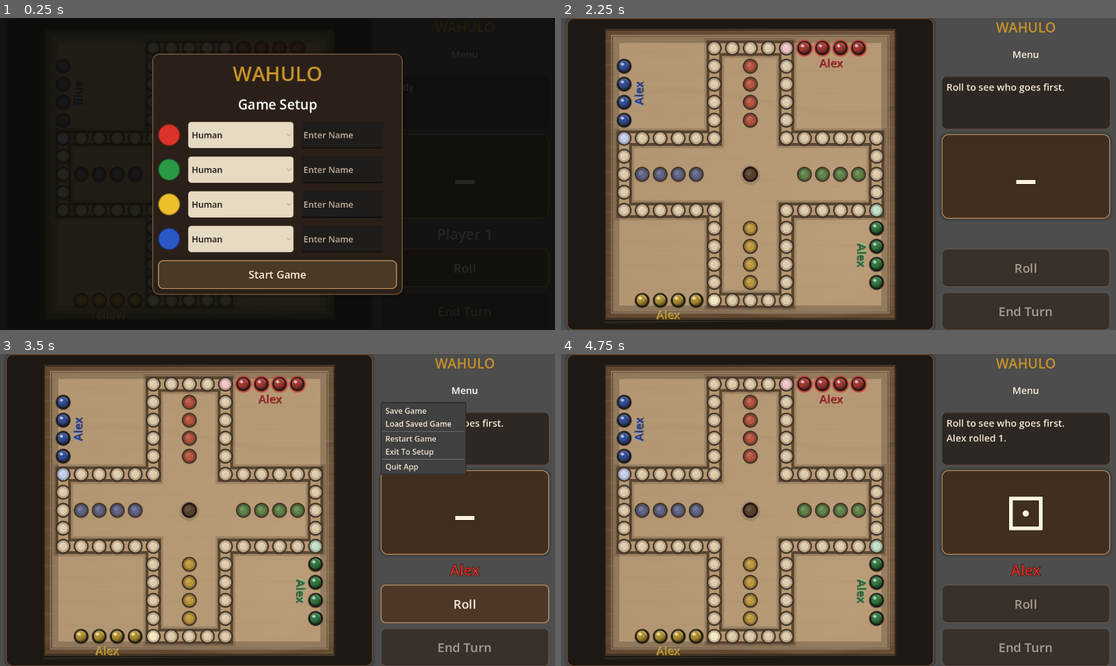
Above: before the commit, frames 1-4 (two rows, left to right).
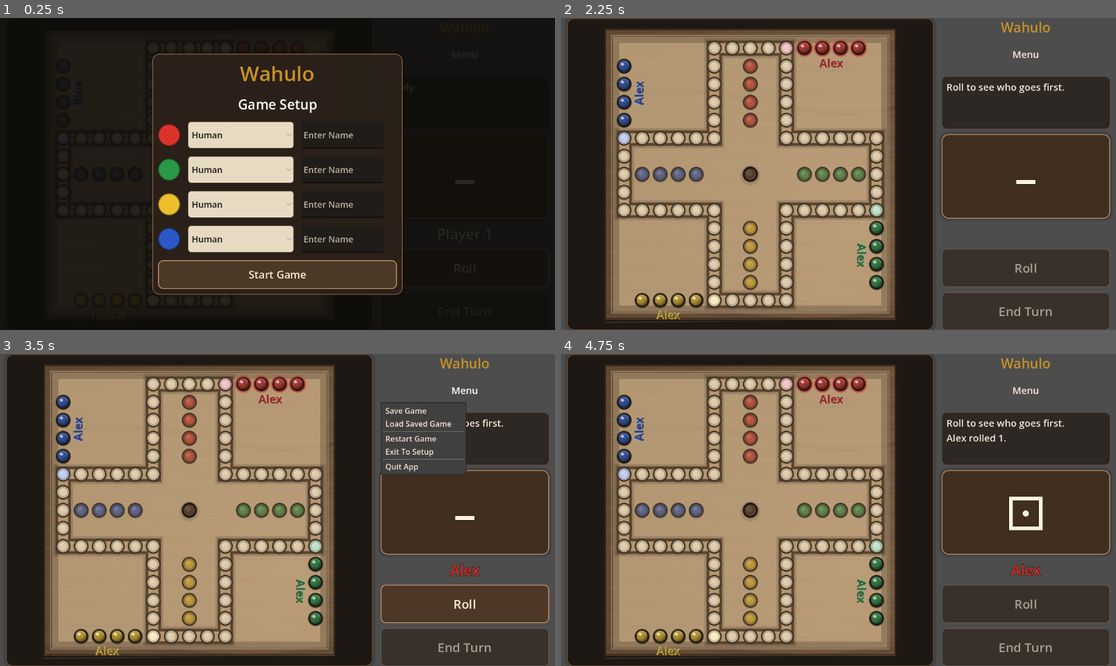
Above: after the commit, the same moments.

Repository: ItsTheMcCoy/wahoo-app
Game: Godot game, scene res://scenes/Main.tscn
Two runs of this game, one before a commit and one after it. Both use one fixed random seed, a clock stepped at 60 frames per second and the inputs below.
Inputs (mouse positions are in pixels of both pictures, inside the frame that each line leads up to):
- Up to frame 1 (0.25 s): no input
- Up to frame 2 (2.25 s): click (905, 133) at 0.52 s; type "Alex" at 0.6 s; click (905, 170) at 0.75 s; type "Alex" at 0.83 s; click (905, 205) at 0.98 s; type "Alex" at 1.07 s; click (905, 239) at 1.27 s; type "Alex" at 1.35 s; click "Start Game" at 2 s
- Up to frame 3 (3.5 s): click "Menu" at 2.75 s
- Up to frame 4 (4.75 s): click "Roll" at 3.5 s; tap Enter at 4.25 s; move the mouse to (749, 510) at 4.27 s; click (749, 510) at 4.42 s

The runs differ from the first frame. In frame 1, 0.4% of the frame differs, in the area x 41-58%, y 15-21%; in frame 2, 0.2%; in frame 3, 0.2%; in frame 4, 0.2%.

Commit message:
Align in-game Wahulo title casing with wordmark and refresh web export

Diff:
--- a/godot/scenes/Main.tscn
+++ b/godot/scenes/Main.tscn
@@ -43,7 +43,7 @@
 
 [node name="GameTitle" type="Label" parent="Root/SidePanel"]
 layout_mode = 2
-text = "WAHULO"
+text = "Wahulo"
 horizontal_alignment = 1
 theme_override_font_sizes/font_size = 28
 theme_override_colors/font_color = Color(0.784, 0.573, 0.165, 1)
@@ -130,7 +130,7 @@
 
 [node name="BrandTitle" type="Label" parent="WinOverlay/WinPanel/WinContent"]
 layout_mode = 2
-text = "WAHULO"
+text = "Wahulo"
 horizontal_alignment = 1
 theme_override_font_sizes/font_size = 36
 theme_override_colors/font_color = Color(0.784, 0.573, 0.165, 1)
@@ -183,7 +183,7 @@
 
 [node name="BrandTitle" type="Label" parent="SetupOverlay/SetupPanel/SetupContent"]
 layout_mode = 2
-text = "WAHULO"
+text = "Wahulo"
 horizontal_alignment = 1
 theme_override_font_sizes/font_size = 42
 theme_override_colors/font_color = Color(0.784, 0.573, 0.165, 1)
Not shown, added: godot/assets/textures/background_felt_tile_512.svg.import
Not shown, added: godot/assets/textures/boot_splash.png.import
Not shown, added: godot/assets/textures/wahulo_wordmark.png.import
Not shown, added: godot/assets/textures/wahulo_wordmark.svg.import
Not shown, added: godot/icon.png.import
Not shown, changed: godot/README.md
Not shown, changed: godot/build/web/index.html
Not shown, changed: godot/build/web/index.pck
